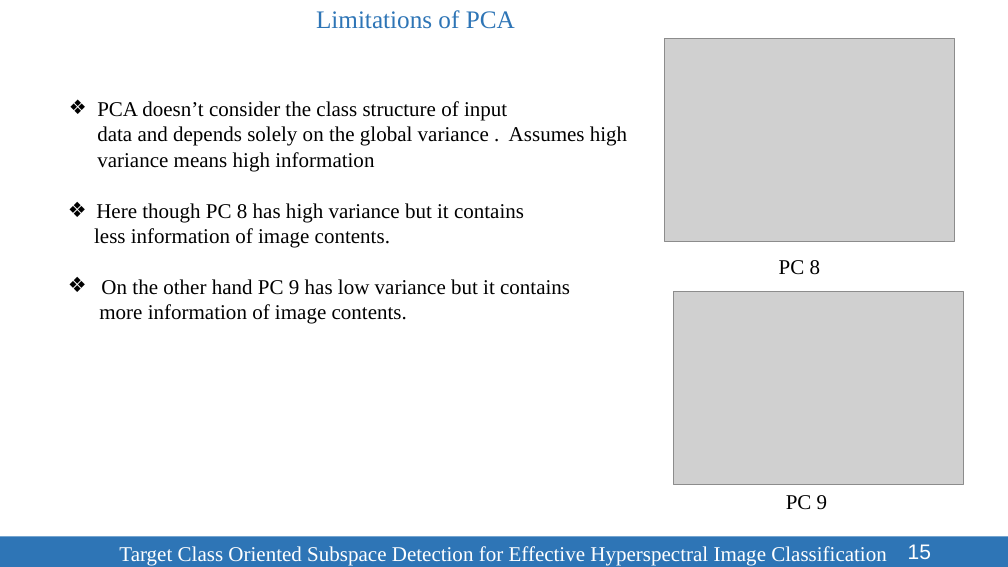
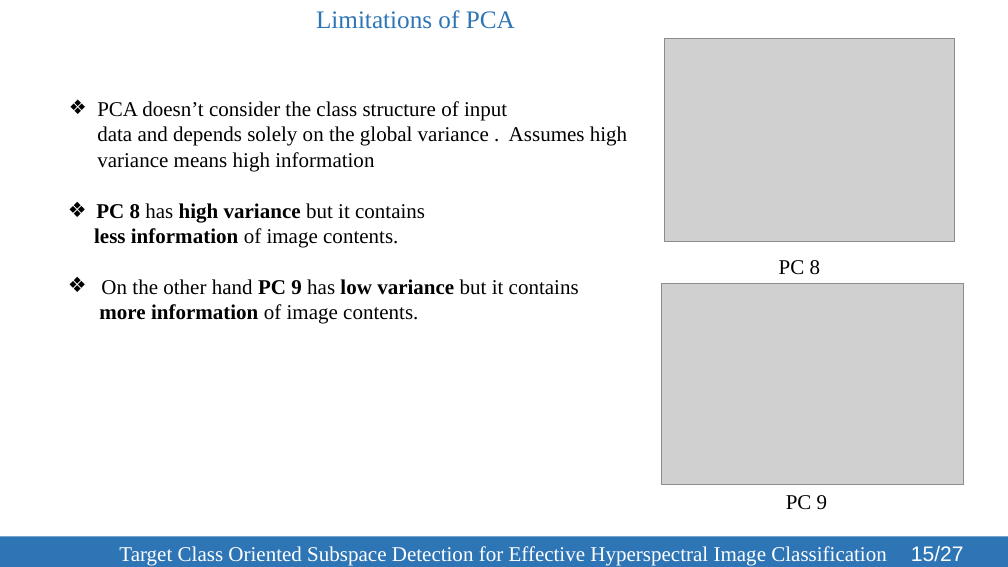
Before and after one commit to SleepyBrain/Remote-Sensing, a slide deck: slide 15 of Presentation/TCOSD-123086.pptx. Drawn at 1008x567 pixels with LibreOffice and Linux fonts; fonts in the diff are those of the drawing; grey boxes stand for pictures. Boxes give left, top, right and bottom in pixels: in the first picture for what was removed or moved away, otherwise in the second. Text is boxed around its words. In the diff, an @@ line names an element or a change of style, - is before the commit and + after.

```diff
--- a/Presentation/TCOSD-123086.pptx
+++ b/Presentation/TCOSD-123086.pptx
@@ text at box(96, 203, 425, 223): text changed @@
-❖ Here though PC 8 has high variance but it contains
+❖ PC 8 has high variance but it contains
@@ text at box(94, 228, 579, 323): bold on in "less information", "PC 9 low variance", "more information" @@
@@ picture: place and size @@
-picture at box(674, 291, 963, 485)
+picture at box(662, 284, 963, 485)
@@ page number at box(911, 545, 964, 561): text changed @@
-15
+15/27
```
Also in this commit, not shown: 16 other slides changed, 1 slide added, 4 other files.
